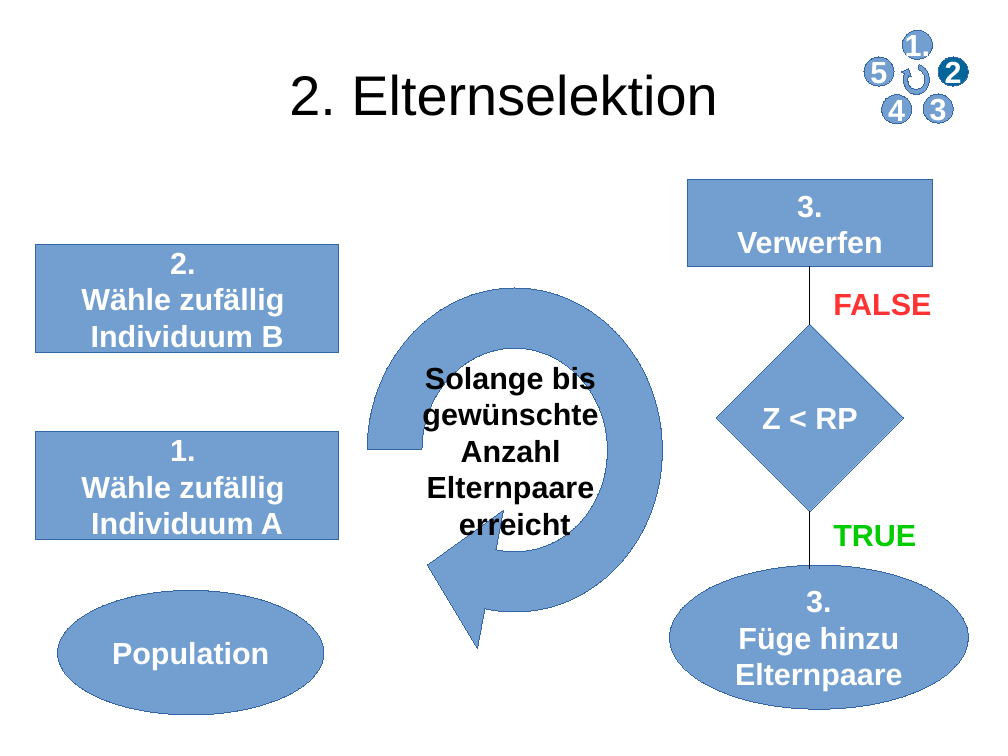
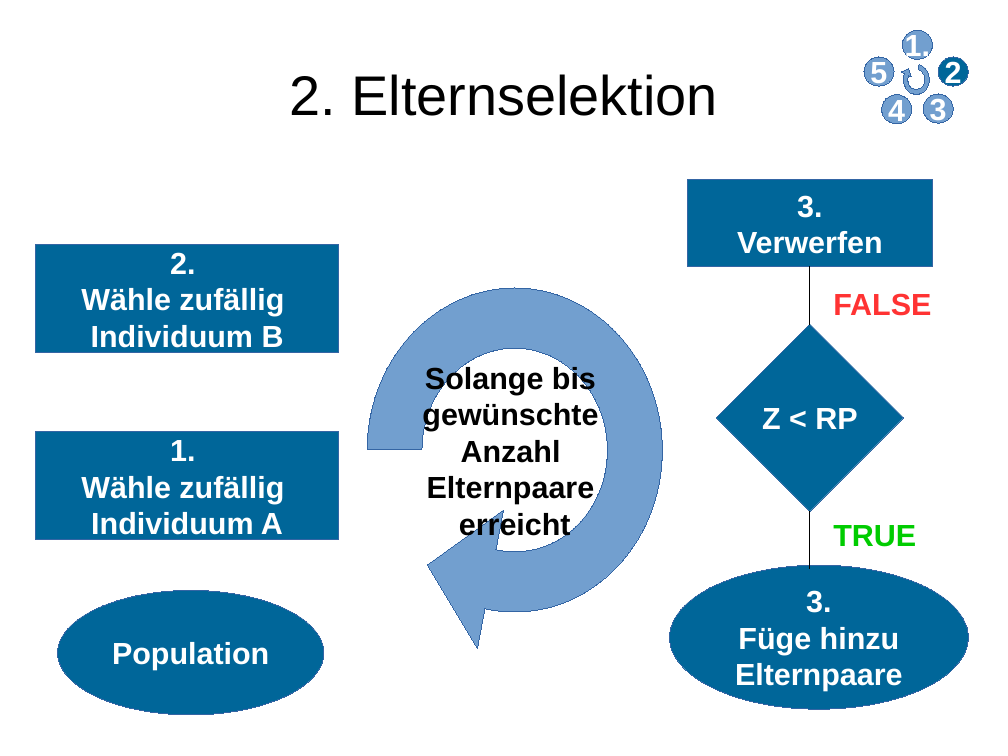
Before and after one commit to lblissett/evo-project, a slide deck: slide 5 of src/data/presentation/geopras/Vortrag_Evo_ErsterTeil.odp. Drawn at 1008x756 pixels with LibreOffice and Linux fonts; fonts in the diff are those of the drawing. Boxes give left, top, right and bottom in pixels: in the first picture for what was removed or moved away, otherwise in the second. Text is boxed around its words. In the diff, an @@ line names an element or a change of style, - is before the commit and + after.

```diff
--- a/src/data/presentation/geopras/Vortrag_Evo_ErsterTeil.odp
+++ b/src/data/presentation/geopras/Vortrag_Evo_ErsterTeil.odp
@@ fill #729FCF to #006699 in 6 elements at [58, 591, 324, 715], [36, 432, 338, 540], [36, 245, 338, 353], [716, 324, 904, 511], [670, 565, 969, 709], [688, 180, 933, 266] @@
```
Also in this commit, not shown: 2 other slides changed.
